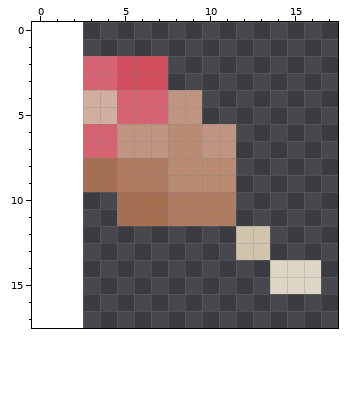
File history of a pixel-art sprite, build/texture/gui/icons/hunger_half.png. The picture above is the old version.
The file is 16x18 pixels. The old version is drawn lined up with the new one, on the new canvas.
After the commit:
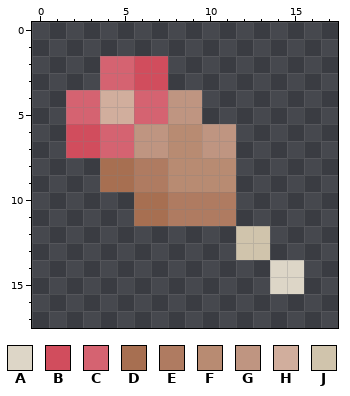
Palette (. is transparent): A #ddd6c7  B #d14d5d  C #d56371  D #a76f51  E #af7b61  F #b88b72  G #bf9581  H #d1ae9d  J #d0c4ac
Edits made:
canvas 16x18 -> 18x18, the old top-left corner now at 3,0 (the part of the old canvas that was cut away was empty and is not shown)
y 2..3: x 3 C -> .; x 5 B -> C
y 4..5: x 2..3 .H -> CC; x 5 C -> H
y 6..7: x 2..3 .C -> BB; x 5 G -> C
y 8..9: x 3 D -> .; x 5 E -> D
y 10..11: x 5 D -> .
y 14..15: x 16 A -> .
